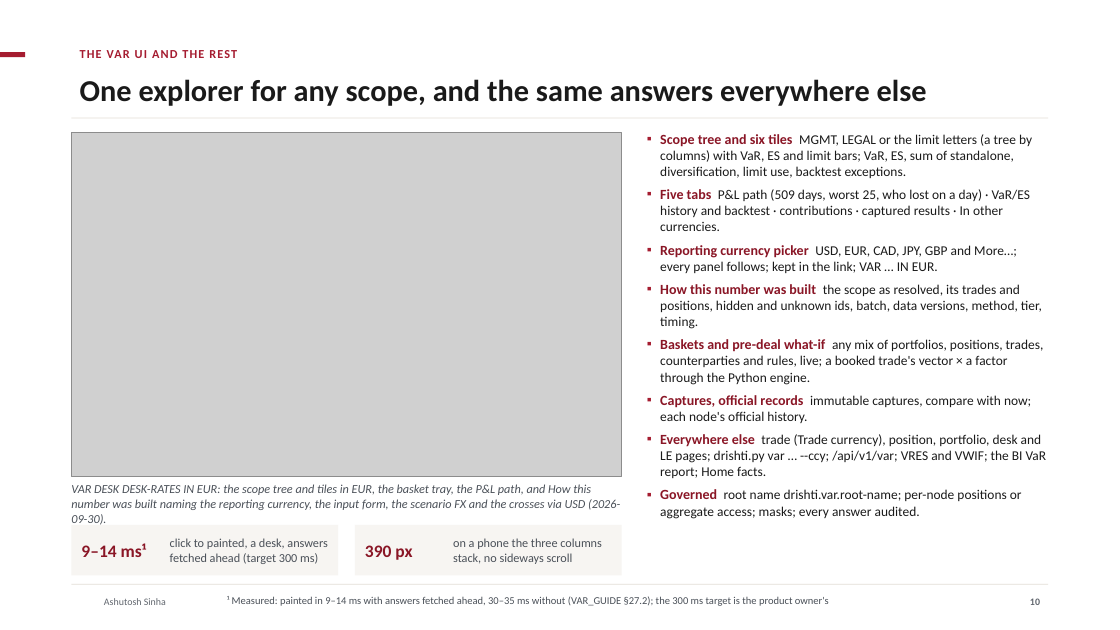
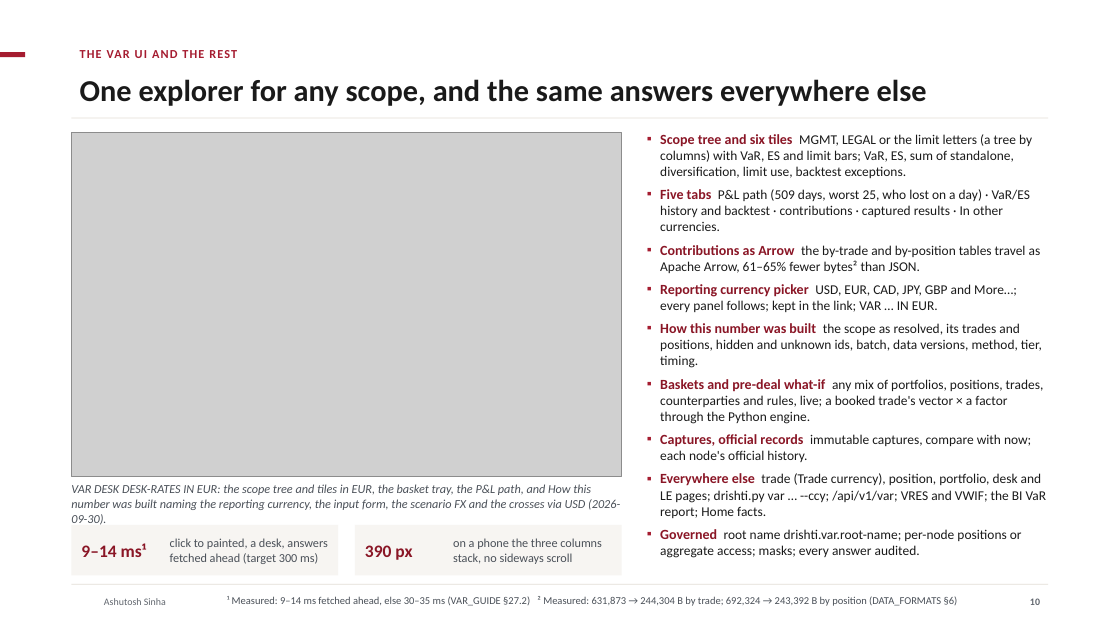
Before and after one commit to ajsinha/drishti, a slide deck: slide 10 of docs/publications/Drishti-VaR-Engine.pptx. Drawn at 1120x630 pixels with LibreOffice and Linux fonts; fonts in the diff are those of the drawing; grey boxes stand for pictures; background and template pictures are left out. Boxes give left, top, right and bottom in pixels: in the first picture for what was removed or moved away, otherwise in the second. Text is boxed around its words. In the diff, an @@ line names an element or a change of style, - is before the commit and + after.

```diff
--- a/docs/publications/Drishti-VaR-Engine.pptx
+++ b/docs/publications/Drishti-VaR-Engine.pptx
@@ text at <box>660,245,1041,273</box>: paragraph added @@
+▪ Contributions as Arrow the by-trade and by-position tables travel as Apache Arrow, 61–65% fewer bytes² than JSON.
@@ text at <box>227,596,958,606</box>: text changed @@
-¹ Measured: painted in 9–14 ms with answers fetched ahead, 30–35 ms without (VAR_GUIDE §27.2); the 300 ms target is the product owner's
+¹ Measured: 9–14 ms fetched ahead, else 30–35 ms (VAR_GUIDE §27.2) ² Measured: 631,873 → 244,304 B by trade; 692,324 → 243,392 B by position (DATA_FORMATS §6)
```
Also in this commit, not shown: 1 other slide changed, 11 other files.
